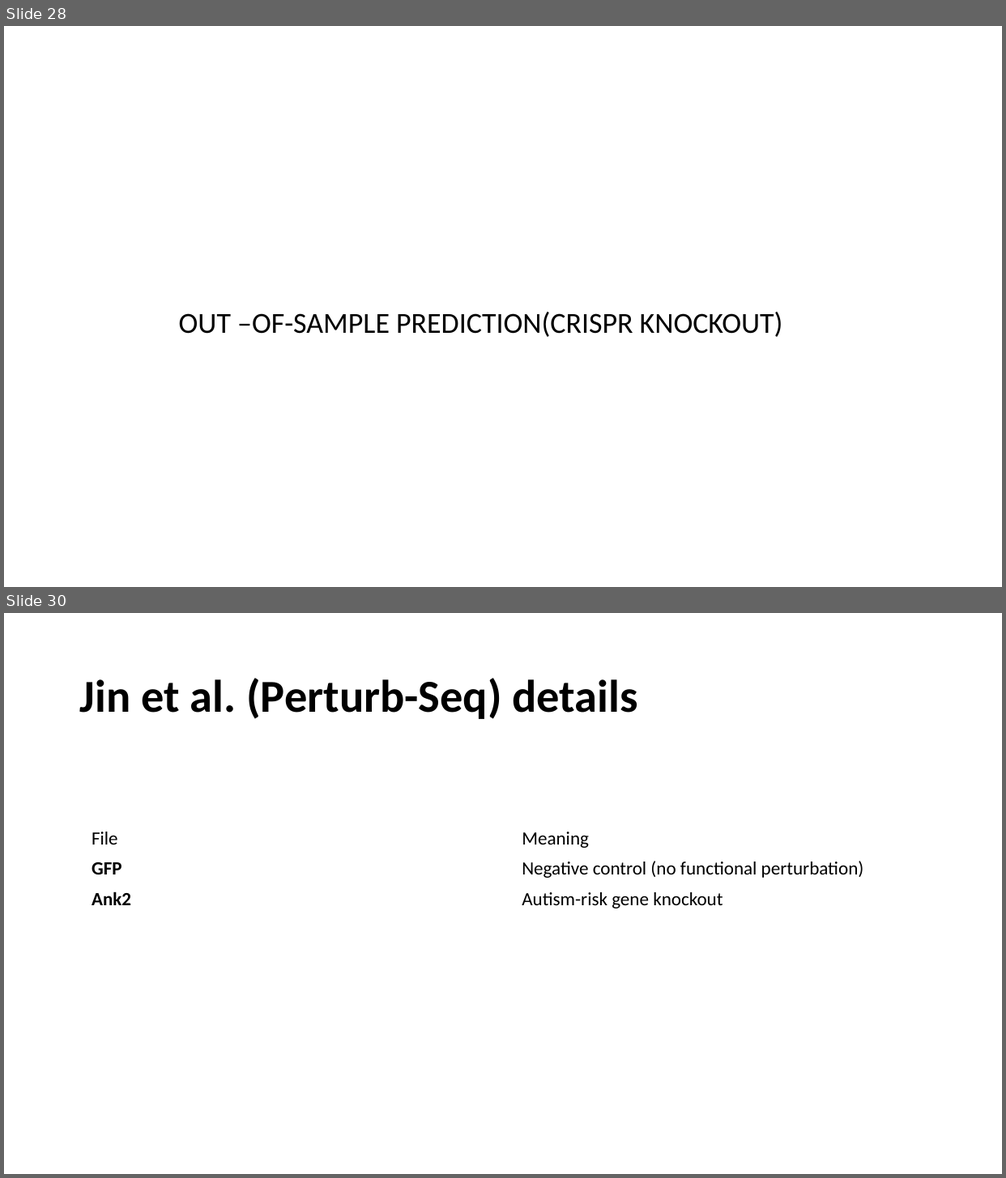
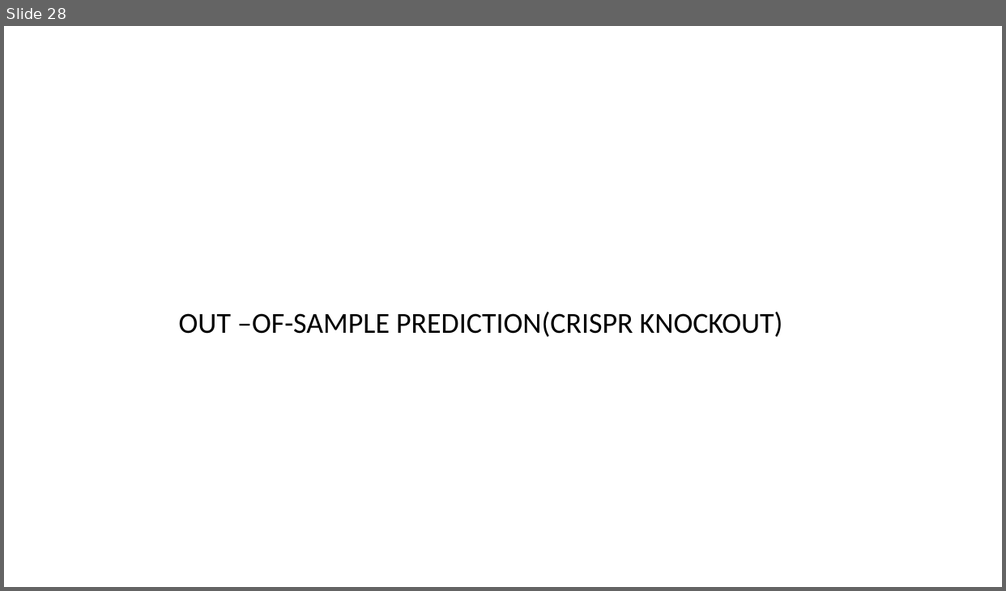
Before and after one commit to boabangf/GNN_RL_gene_trajectory_perturbation, a slide deck: ppt slides for omic codeathon (1) (1).pptx. Shown one above the other, each under a label of ours: slides 28 and 30 before the commit, slide 28 after it; the slides between them are not shown. The pictures are 1006x1178 and 1006x591 pixels, drawn with LibreOffice and Linux fonts; fonts in the diff are those of the drawing. Boxes give left, top, right and bottom in pixels: in the first picture for what was removed or moved away, otherwise in the second. Text is boxed around its words. In the diff, an @@ line names an element or a change of style, - is before the commit and + after.

```diff
--- a/ppt slides for omic codeathon (1) (1).pptx
+++ b/ppt slides for omic codeathon (1) (1).pptx
@@ slide 30 removed at <box>4,613,1002,1174</box>, background #FFFFFF @@
@@ title removed at <box>80,678,638,719</box> @@
-Jin et al. (Perturb-Seq) details
@@ table removed at <box>84,824,945,914</box>, 3 rows, 2 columns @@
-File | Meaning
-GFP | Negative control (no functional perturbation)
-Ank2 | Autism-risk gene knockout
```
Also in this commit, not shown: 2 slides changed.
